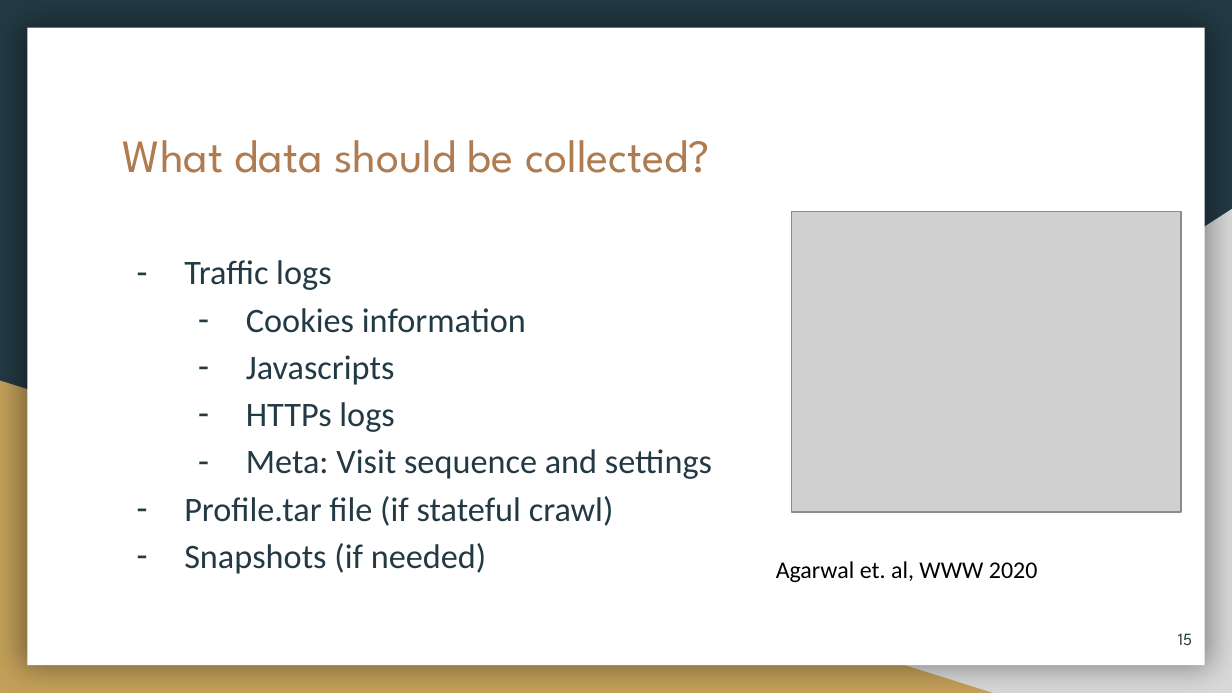
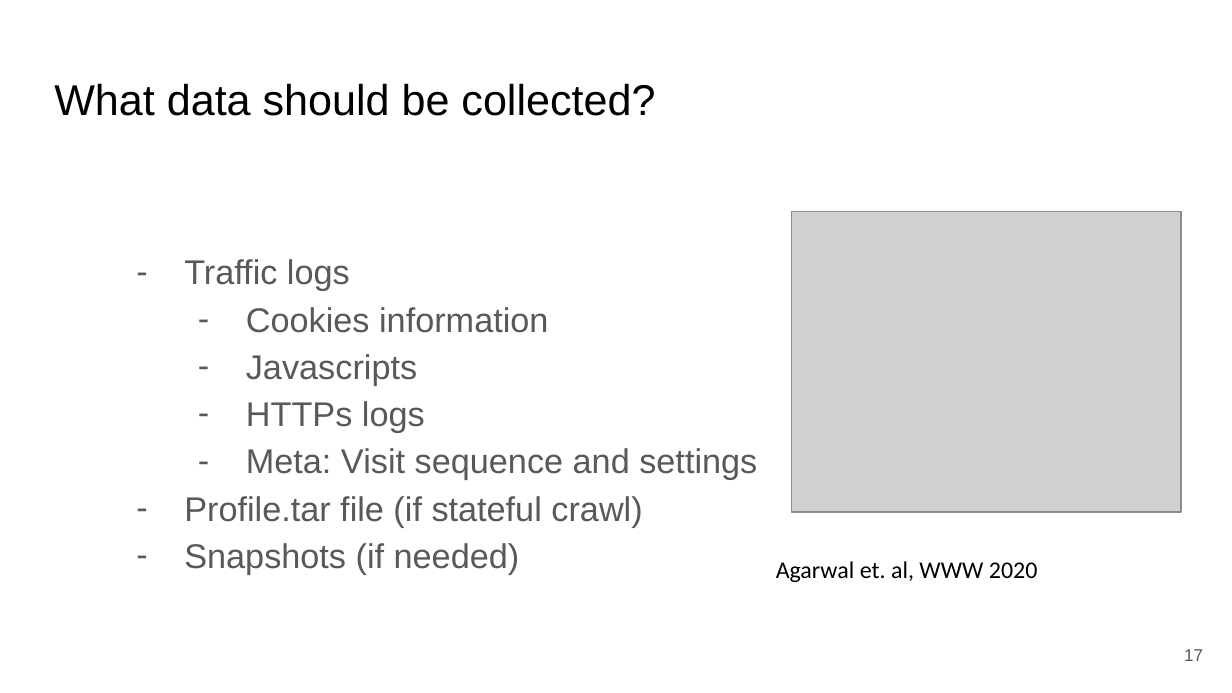
Before and after one commit to Tracking-the-trackers/Tracking-the-trackers, a slide deck: slide 17 of openWPM/Install OpenWPM.pptx (slide 15 before the commit). Drawn at 1232x693 pixels with LibreOffice and Linux fonts; fonts in the diff are those of the drawing; grey boxes stand for pictures. Boxes give left, top, right and bottom in pixels: in the first picture for what was removed or moved away, otherwise in the second. Text is boxed around its words. In the diff, an @@ line names an element or a change of style, - is before the commit and + after.

```diff
--- a/openWPM/Install OpenWPM.pptx
+++ b/openWPM/Install OpenWPM.pptx
@@ background #233A44 to #FFFFFF @@
@@ rectangle removed at bbox=[27, 28, 1205, 665] @@
@@ title "What data should be collected?": place and size @@
-title "What data should be collected?" at bbox=[123, 140, 710, 173]
+title "What data should be collected?" at bbox=[54, 83, 655, 116]
@@ title "What data should be collected?" at bbox=[54, 83, 655, 116]: size 27 to 25.2 pt, font League Spartan to Arial, text colour #AF7B51 to #000000 @@
@@ right triangle removed at bbox=[483, 209, 1232, 693] @@
@@ text "Traffic logs" at bbox=[184, 259, 757, 574]: font Calibri to Arial, text colour #233A44 to #595959; bullet colour #233A44 to #595959 @@
@@ right triangle removed at bbox=[0, 381, 993, 693] @@
@@ page number removed at bbox=[1178, 633, 1192, 645] @@
-15
@@ page number added at bbox=[1184, 649, 1203, 661], 10 pt, text #595959 @@
+17
```
Also in this commit, not shown: 13 other slides changed, 4 slides added, 2 slides removed, 1 other file.
